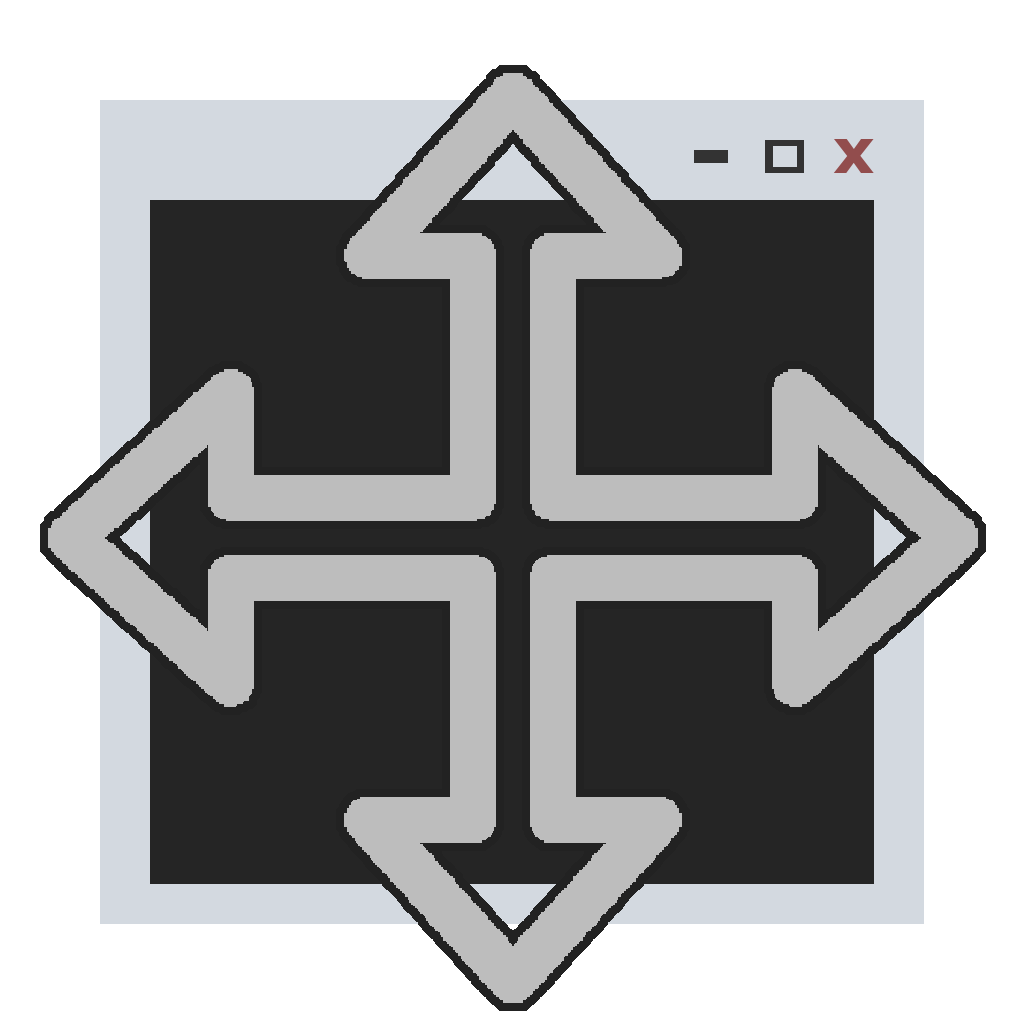
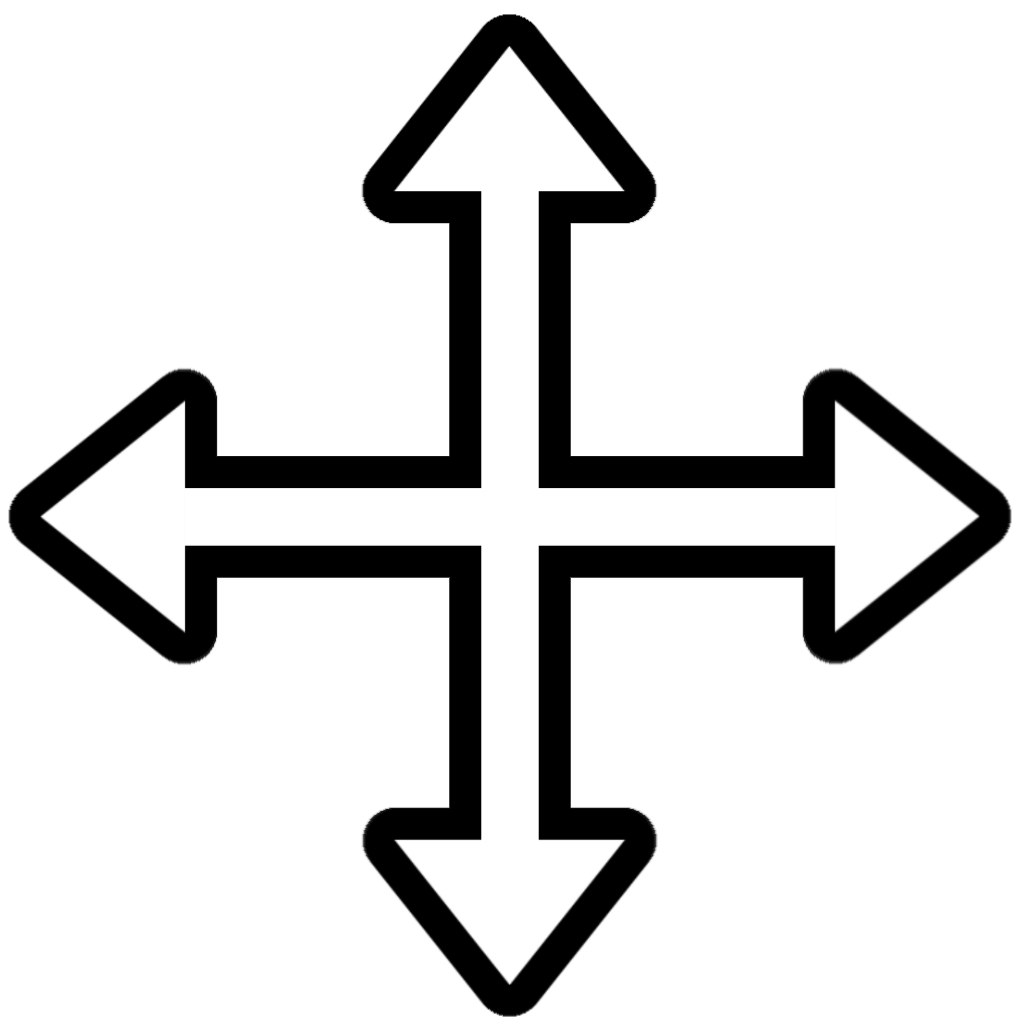
Comparing the layer stacks of the two 1024 x 1024 images. Changes:
moved "Layer #4" above "Layer #5", painted on it over bbox(40, 46, 986, 1011)
removed layer "Layer" over bbox(100, 100, 924, 924)
removed layer "Layer #3" over bbox(147, 123, 877, 901)
renamed "x" to "Layer #5", painted on it over bbox(8, 14, 1012, 1017)
removed layer "Layer #2" over bbox(694, 150, 728, 163)
removed layer "Layer #1" over bbox(765, 140, 804, 173)
removed layer "Iconsmind-Outline-Cursor-Move.512.png" over bbox(48, 73, 978, 1003)
